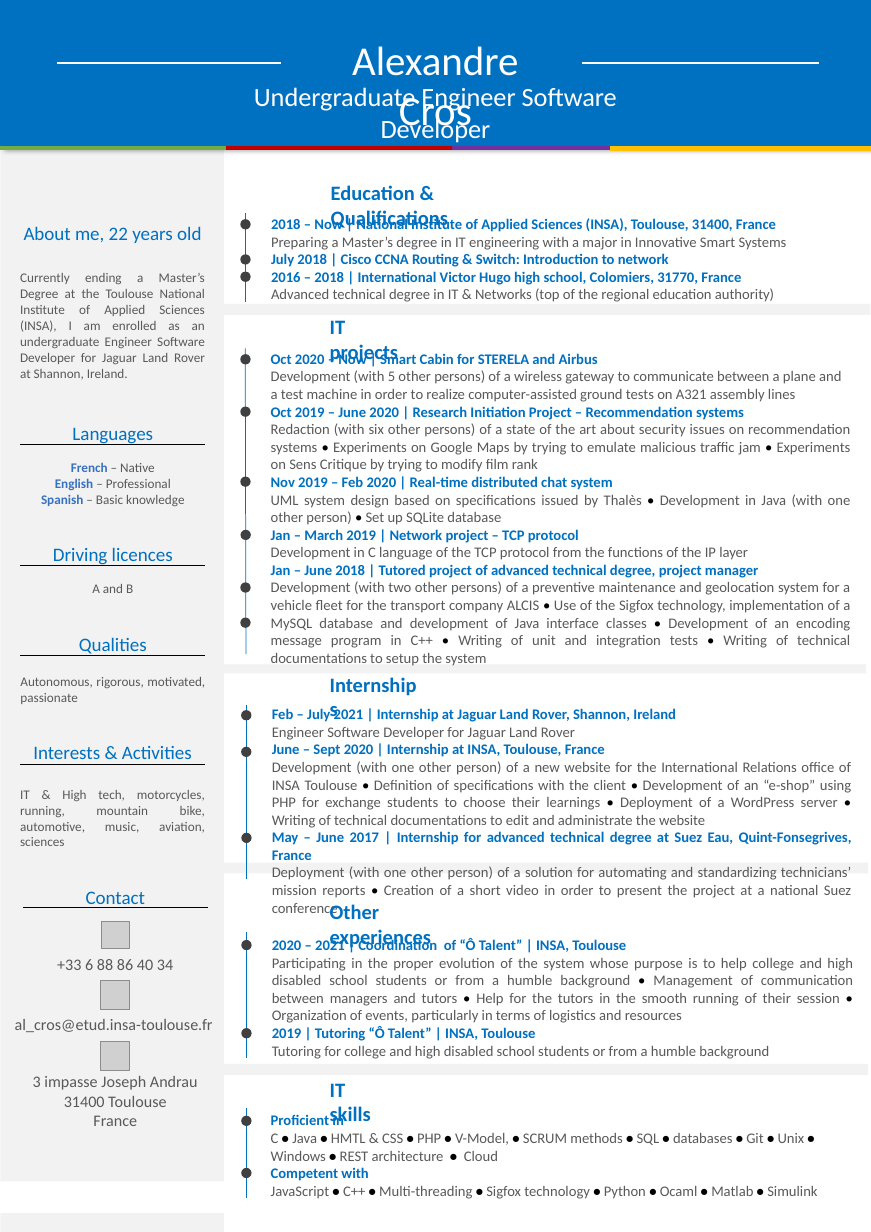
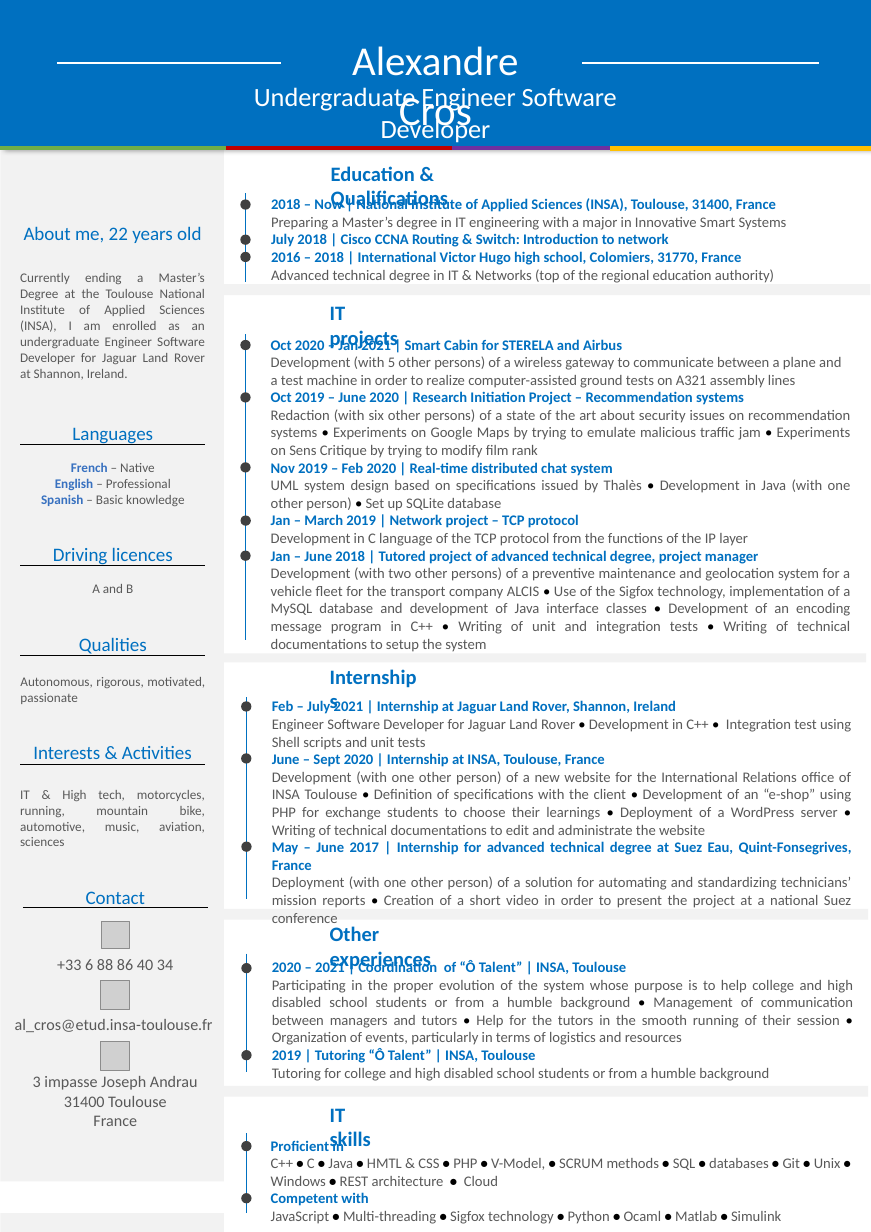
Before and after one commit to acros1/portfolio, a slide deck: slide 1 of assets/img/cv/cv.pptx. Drawn at 871x1232 pixels with LibreOffice and Linux fonts; fonts in the diff are those of the drawing; grey boxes stand for pictures; background and template pictures are left out. Boxes give left, top, right and bottom in pixels: in the first picture for what was removed or moved away, otherwise in the second. Text is boxed around its words. In the diff, an @@ line names an element or a change of style, - is before the commit and + after.

```diff
--- a/assets/img/cv/cv.pptx
+++ b/assets/img/cv/cv.pptx
@@ 3 ellipses, 2 texts, 1 rectangle, 1 line: place and size @@
-3 ellipses, 2 texts, 1 rectangle, 1 line at (222, 185, 870, 314)
+3 ellipses, 2 texts, 1 rectangle, 1 line at (222, 166, 870, 295)
@@ text at (271, 337, 622, 354): text changed @@
-Oct 2020 – Now | Smart Cabin for STERELA and Airbus
+Oct 2020 – Jan 2021 | Smart Cabin for STERELA and Airbus
@@ 4 ellipses, 2 texts, 1 line: place and size @@
-4 ellipses, 2 texts, 1 line at (240, 320, 851, 666)
+4 ellipses, 2 texts, 1 line at (240, 306, 851, 652)
@@ ellipse: place and size @@
-ellipse at (240, 582, 251, 593)
+ellipse at (240, 551, 251, 561)
@@ ellipse removed at (240, 617, 251, 628) @@
@@ 1 text, 1 ellipse, 1 rectangle: place and size @@
-1 text, 1 ellipse, 1 rectangle at (222, 665, 867, 720)
+1 text, 1 ellipse, 1 rectangle at (222, 653, 867, 712)
@@ line moved from (246, 705) - (246, 878) to (246, 697) - (246, 898) @@
@@ text "Feb – July 2021 | ...": place and size @@
-text "Feb – July 2021 | ..." at (272, 707, 852, 917)
+text "Feb – July 2021 | ..." at (272, 699, 852, 923)
@@ text at (272, 719, 851, 750): text changed @@
-Engineer Software Developer for Jaguar Land Rover
+Engineer Software Developer for Jaguar Land Rover • Development in C++ • Integration test using Shell scripts and unit tests
@@ ellipse: place and size @@
-ellipse at (241, 747, 252, 757)
+ellipse at (241, 753, 252, 764)
@@ ellipse: place and size @@
-ellipse at (241, 832, 252, 843)
+ellipse at (241, 842, 252, 852)
@@ rectangle: place and size @@
-rectangle at (224, 863, 869, 873)
+rectangle at (224, 909, 869, 919)
@@ line moved from (246, 931) - (246, 1057) to (246, 953) - (246, 1071) @@
@@ 2 texts, 1 rectangle, 1 ellipse: place and size @@
-2 texts, 1 rectangle, 1 ellipse at (222, 904, 868, 1074)
+2 texts, 1 rectangle, 1 ellipse at (222, 926, 868, 1096)
@@ line moved from (246, 1107) - (246, 1197) to (246, 1132) - (246, 1212) @@
@@ text at (271, 1158, 841, 1186): text changed @@
-C • Java • HMTL & CSS • PHP • V-Model, • SCRUM methods • SQL • databases • Git • Unix • Windows • REST architecture • Cloud
+C++ • C • Java • HMTL & CSS • PHP • V-Model, • SCRUM methods • SQL • databases • Git • Unix • Windows • REST architecture • Cloud
@@ 3 ellipses, 2 texts: place and size @@
-3 ellipses, 2 texts at (241, 939, 817, 1199)
+3 ellipses, 2 texts at (241, 963, 841, 1224)
@@ text at (271, 1211, 781, 1224): text changed @@
-JavaScript • C++ • Multi-threading • Sigfox technology • Python • Ocaml • Matlab • Simulink
+JavaScript • Multi-threading • Sigfox technology • Python • Ocaml • Matlab • Simulink
```
Also in this commit, not shown: 1 other file.
